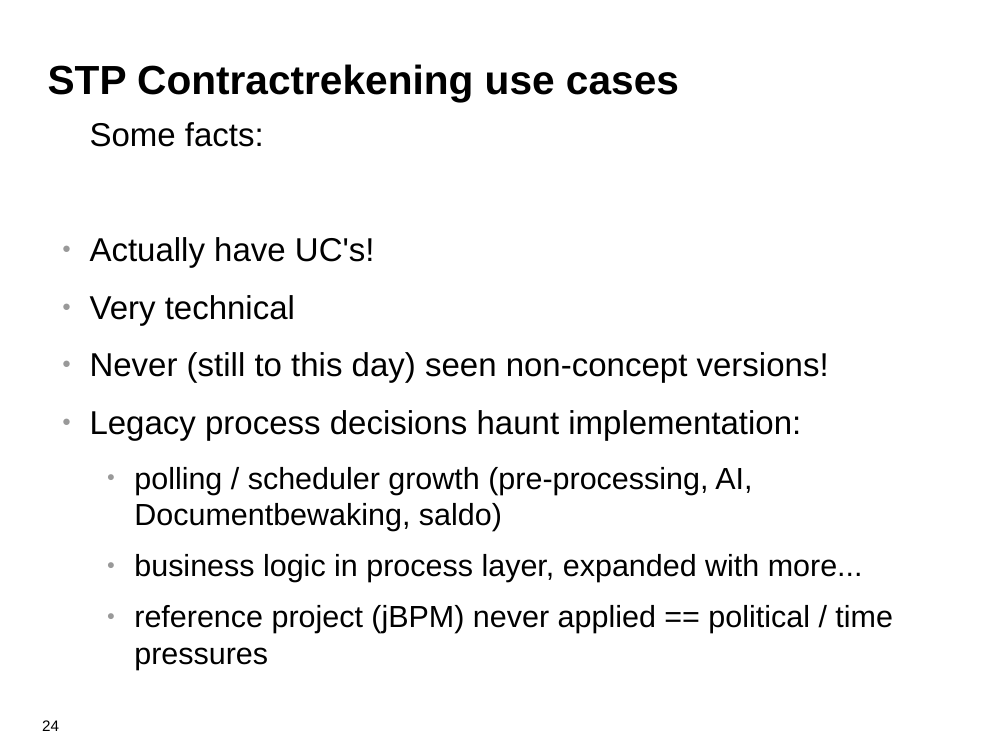
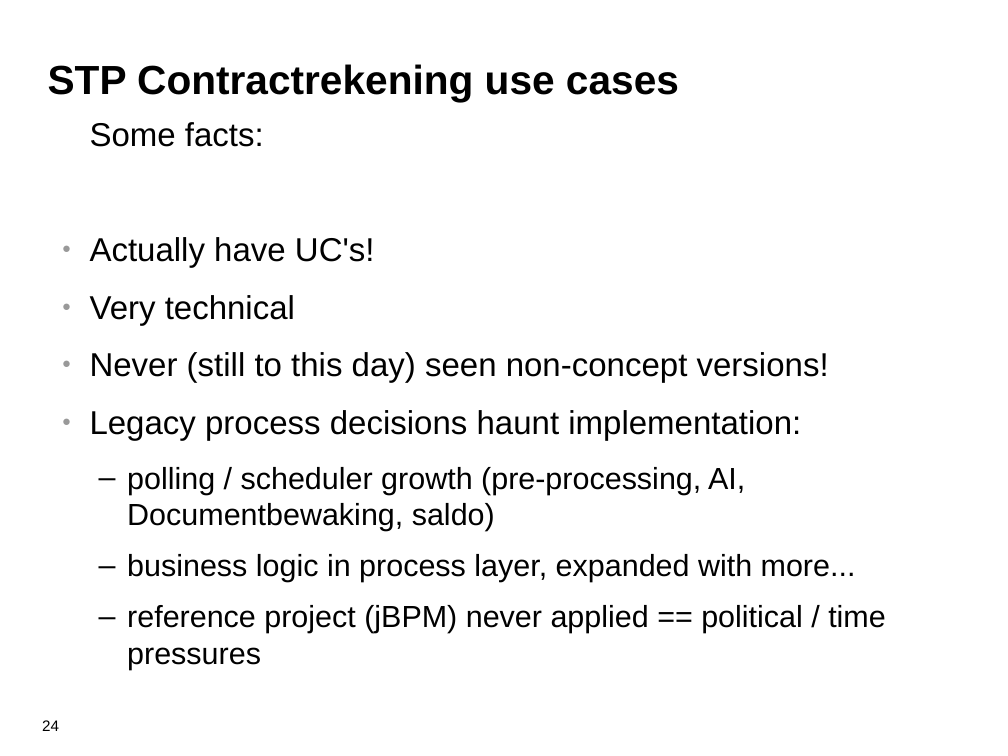
Before and after one commit to eschabell/presentations, a slide deck: slide 24 of teaching/ru_gast_college_req_engineering_may2012.odp. Drawn at 1008x756 pixels with LibreOffice and Linux fonts; fonts in the diff are those of the drawing; background and template pictures are left out. Boxes give left, top, right and bottom in pixels: in the first picture for what was removed or moved away, otherwise in the second. Text is boxed around its words. In the diff, an @@ line names an element or a change of style, - is before the commit and + after.

```diff
--- a/teaching/ru_gast_college_req_engineering_may2012.odp
+++ b/teaching/ru_gast_college_req_engineering_may2012.odp
@@ text at (127, 467, 886, 633): bullet ● to –; bullet colour #999999 to #000000 @@
```
Also in this commit, not shown: 10 other slides changed.
